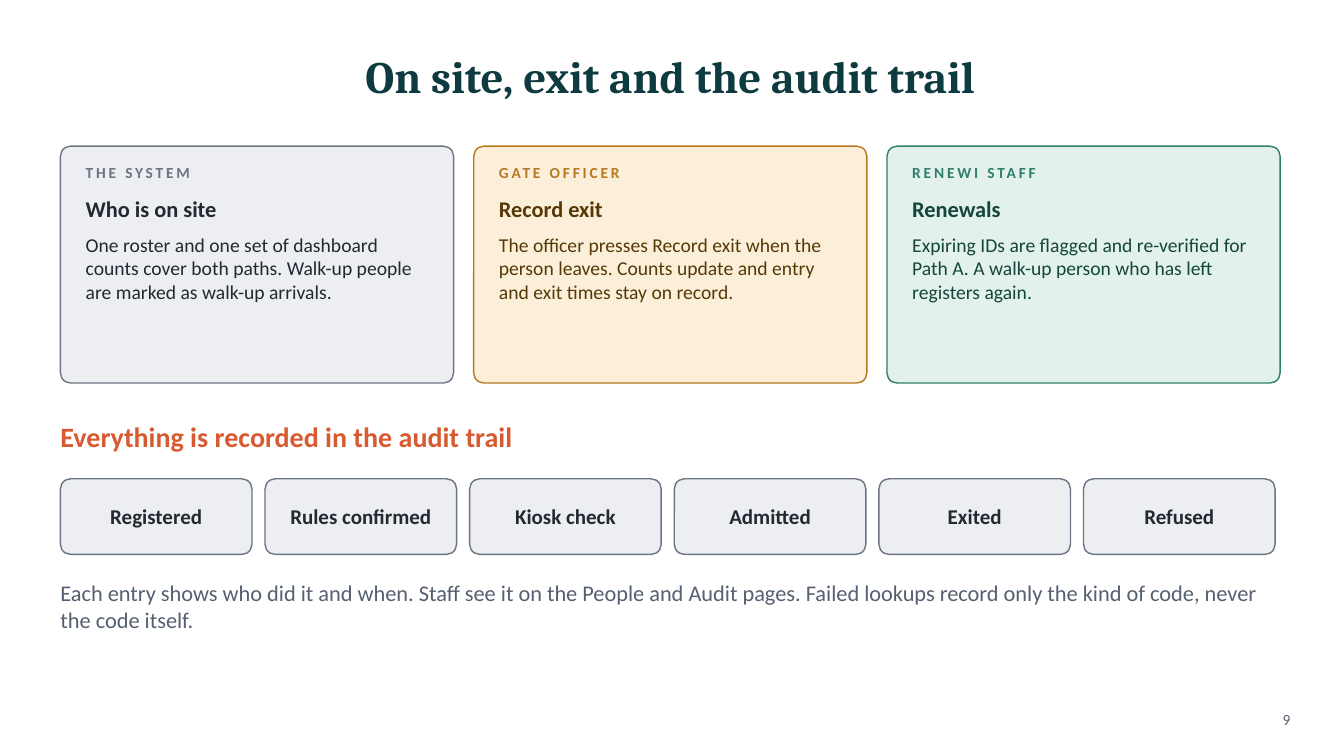
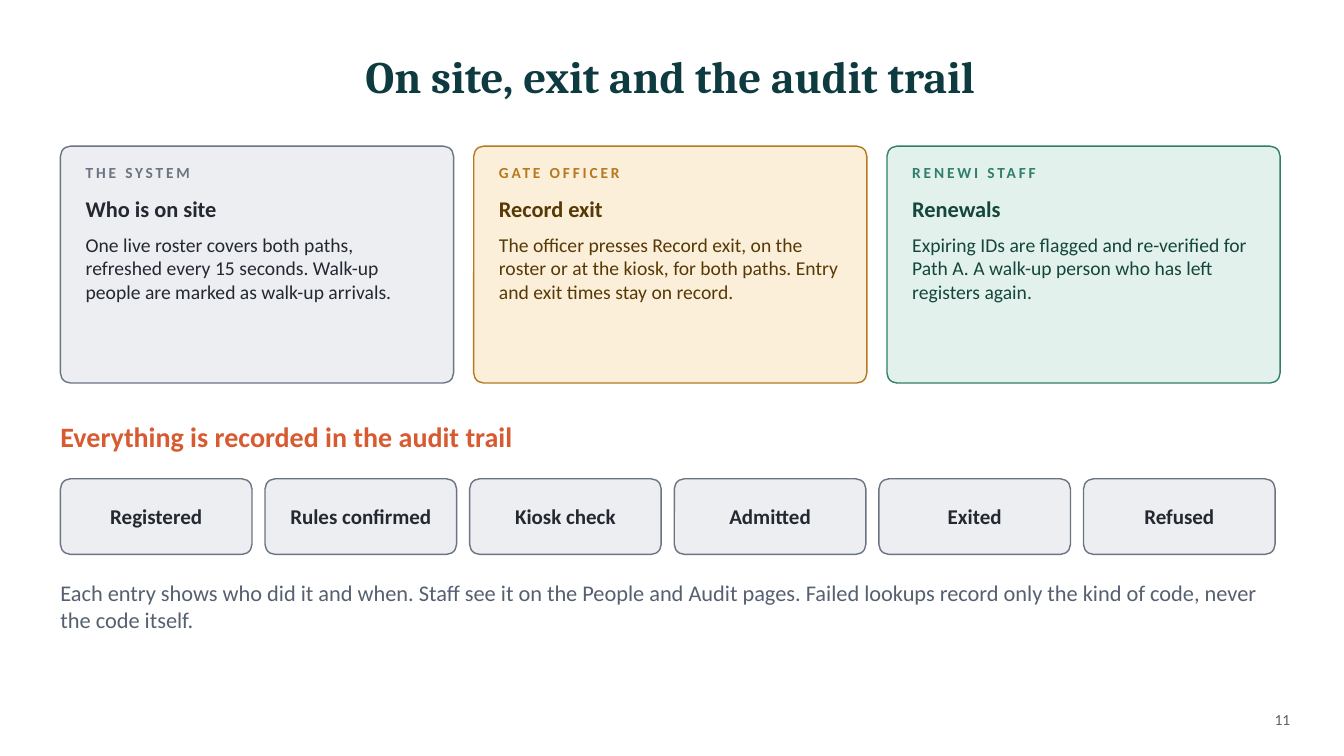
Before and after one commit to Sharon-dt3/vlaardingen_contractor_access, a slide deck: slide 11 of v2/docs/Site-Access-V2-Deck.pptx (slide 9 before the commit). Drawn at 1344x756 pixels with LibreOffice and Linux fonts; fonts in the diff are those of the drawing. Boxes give left, top, right and bottom in pixels: in the first picture for what was removed or moved away, otherwise in the second. Text is boxed around its words. In the diff, an @@ line names an element or a change of style, - is before the commit and + after.

```diff
--- a/v2/docs/Site-Access-V2-Deck.pptx
+++ b/v2/docs/Site-Access-V2-Deck.pptx
@@ text at [86, 238, 391, 302]: text changed @@
-One roster and one set of dashboard counts cover both paths. Walk-up people are marked as walk-up arrivals.
+One live roster covers both paths, refreshed every 15 seconds. Walk-up people are marked as walk-up arrivals.
@@ text at [499, 238, 838, 302]: text changed @@
-The officer presses Record exit when the person leaves. Counts update and entry and exit times stay on record.
+The officer presses Record exit, on the roster or at the kiosk, for both paths. Entry and exit times stay on record.
@@ page number at [1275, 715, 1291, 725]: text changed @@
-9
+11
```
Also in this commit, not shown: 5 other slides changed, 3 slides added, 10 other files.
